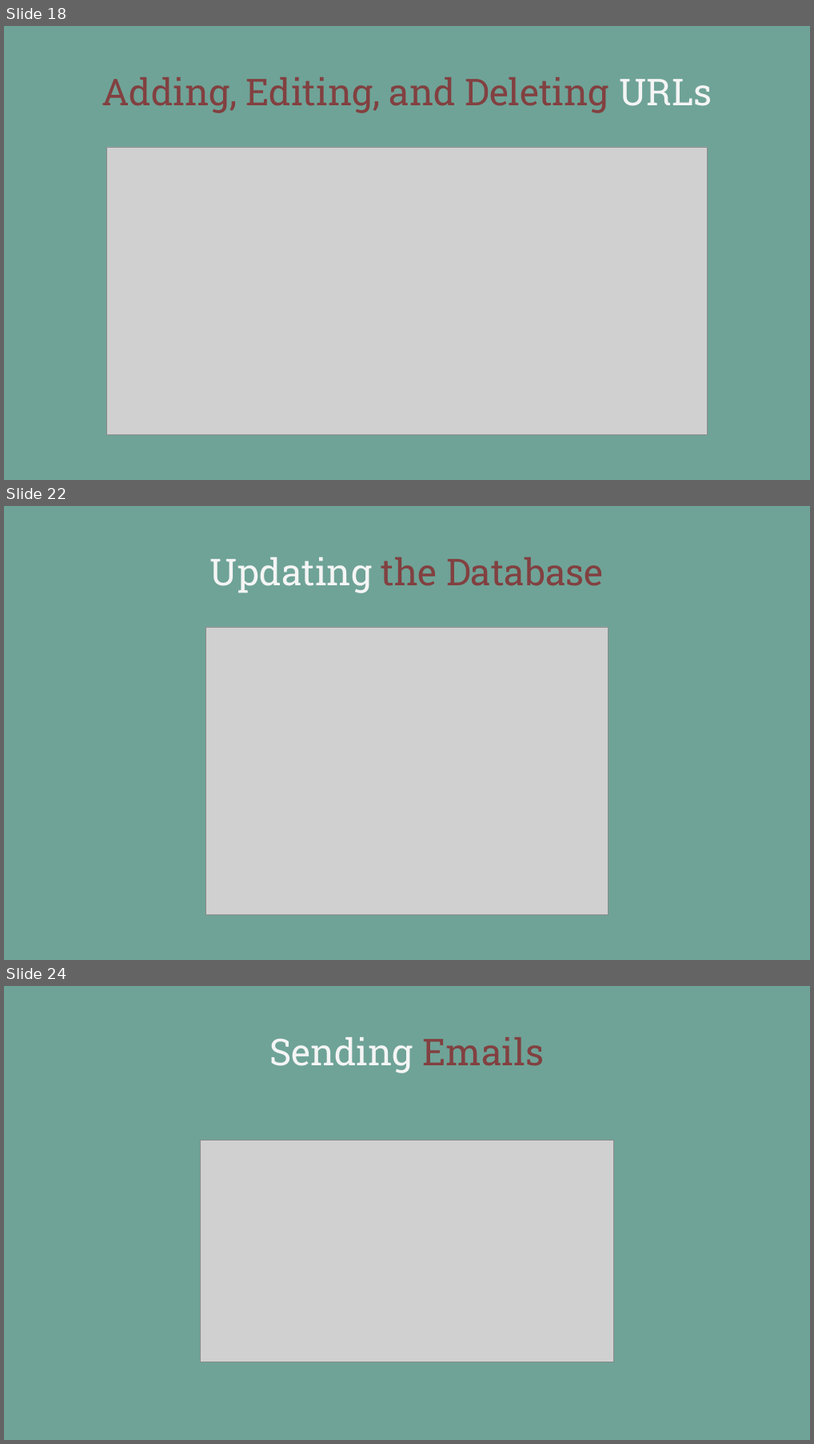
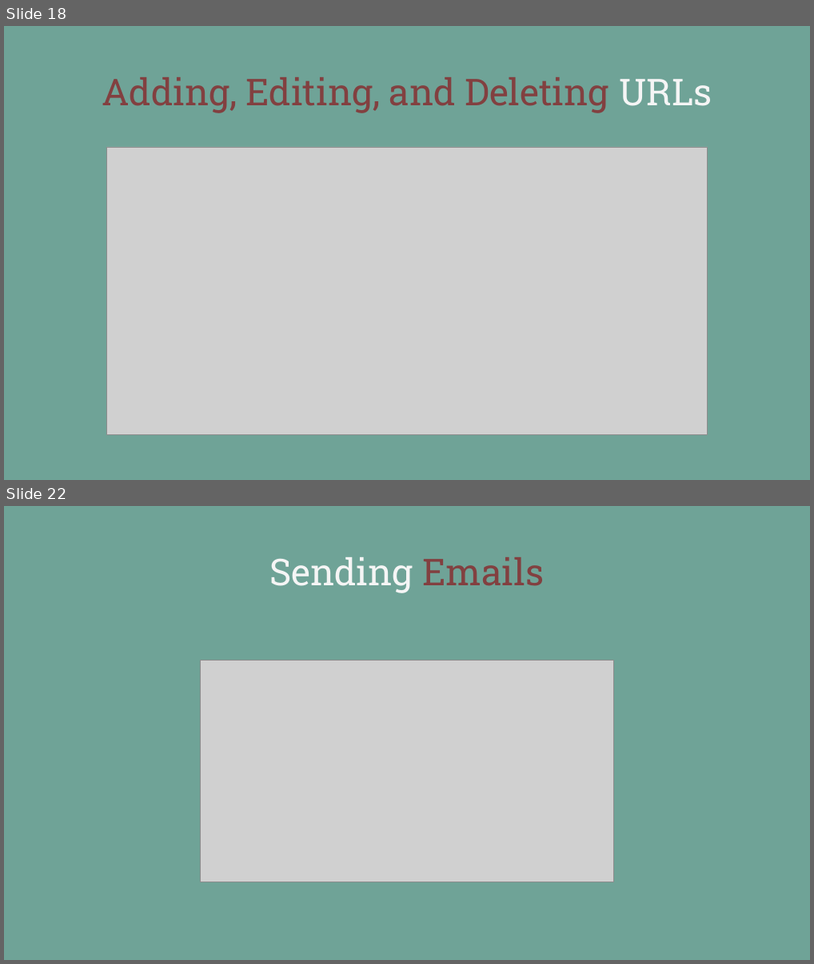
Before and after one commit to Su-Tangnu/NotifyMe, a slide deck: NotifyMe.pptx. Shown one above the other, each under a label of ours: slides 18, 22 and 24 before the commit, slides 18 and 22 after it; the slides between them are not shown. The pictures are 814x1444 and 814x964 pixels, drawn with LibreOffice and Linux fonts; fonts in the diff are those of the drawing; grey boxes stand for pictures. Boxes give left, top, right and bottom in pixels: in the first picture for what was removed or moved away, otherwise in the second. Text is boxed around its words. In the diff, an @@ line names an element or a change of style, - is before the commit and + after.

```diff
--- a/NotifyMe.pptx
+++ b/NotifyMe.pptx
@@ slide 22 removed at box(4, 506, 810, 960), background #6FA397 @@
@@ title removed at box(210, 557, 603, 593) @@
-Updating the Database
@@ picture removed at box(206, 627, 608, 915) @@
@@ what was slide 24 is now slide 22 @@
```
Also in this commit, not shown: 12 slides changed, 1 other slide removed, 12 other files.
